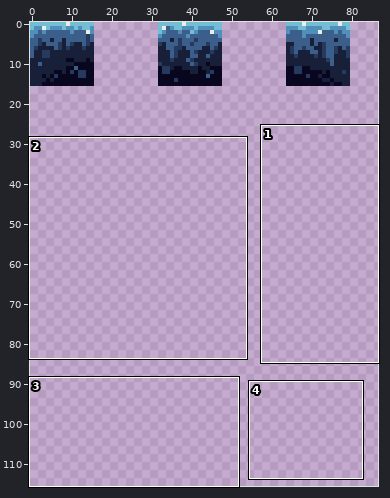
Two states of a pixel-art file, Alzey2025/Assets/Sprites/raw/Boden.aseprite. The picture above shows the old version from afar; the outline marks the close-up.
Close-up. As it was:
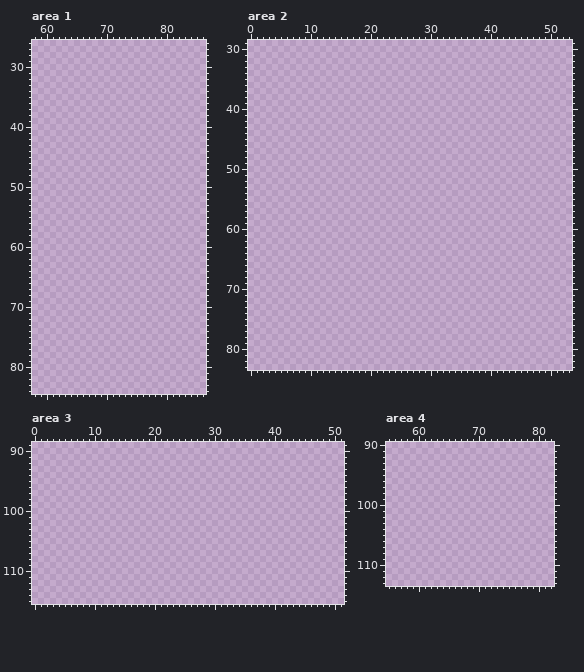
160x160 pixels, 1 frame. Shown: area 1: x 58..86, y 26..84; area 2: x 0..53, y 29..83; area 3: x 0..51, y 89..115; area 4: x 55..82, y 90..113. The wide view leaves out empty margins. The commit also changed other parts of the picture, which this record leaves out.
After the commit:
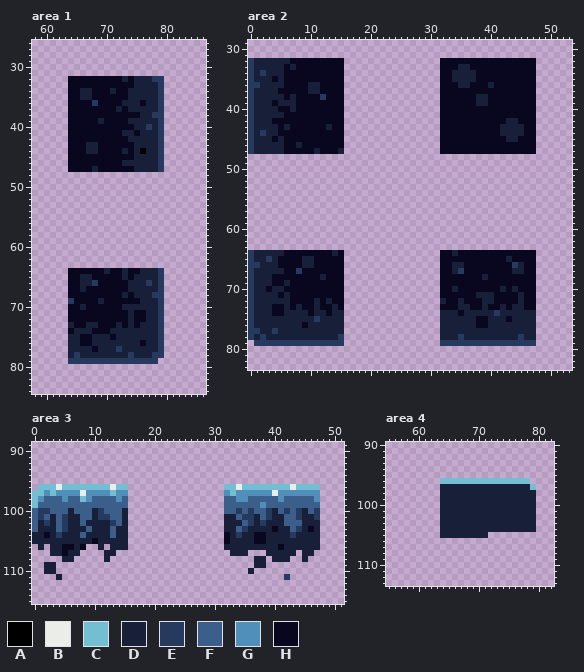
Palette (. is transparent): A #000000  B #ebede9  C #73bed3  D #172038  E #253a5e  F #3c5e8b  G #4f8fba  H #09071f
Diff:
Changed rows in their new state; - is an unchanged pixel.
Area 1:
first column x 64:
32 HHHHHHHHHDHDDDEE
33 HHHHHHHHHHHDDDDE
34 HHDDHHHDHHDDDDDE
35 HHDDHHHHHHDDDDDE
36 HHHHEHHHHDDDHDDE
37 HHHHHHHHDHDDDDDE
38 HHHHHHHHHHHHDDEE
39 HHHHHDHHHHDDDDDE
40 HHHHHHHHHHHDDEDE
41 HHHHHHHHHDDHDDDE
42 HHHHHHHHHHDDDDDE
43 HHHDDHHHHHHDDDDE
44 HHHDDHHHHDHDADDE
45 HHHHHHHHHHHDDDDE
46 HHHHHHHHHDDDDDDE
47 HHHHDHHHHHHDDDDE
first column x 64:
64 HHHHHHDHHDHHDDDE
65 HHDDHHHHHDHDDDDE
66 HHDDEHHHHHDDDEDE
67 HHDHHHHHHHDDDDDE
68 HHHHHHHHHDHDDDEE
69 EHHHHDHHHHHHDDDE
70 HHDHHHHHHDDDDDDE
71 HHHHHHHHHHDHHDDE
72 HHHHHHHHHHDHHDDE
73 DHHDDHHHDHDHDDDE
74 HDDDHHHDDDDDDDDE
75 DDHHDDDHDDDDDDDE
76 DDHHDDDDDDDDHDDE
77 DDDDHDDDEDDDDDDE
78 DEDDDDDDDDEDDDEE
79 EEEEEEEEEEEEEEE-
Area 2:
first column x 0:
32 EDDDDDDHHHHHHHHH----------------HHHHHHHHHHHHHHHH
33 EDDDDDHDHHHHHHHH----------------HHHDDHHHHHHHHHHH
34 EDEDDDHHHHHHHHHH----------------HHDDDDHHHHHHHHHH
35 EDDDHDHHHHHHHHHH----------------HHDDDDHHHHHHHHHH
36 EEDDDDHHHHDDHHHH----------------HHHDDHHHDHHHHHHH
37 EDDDDHHHHHDDHHHH----------------HHHHHHHHHHHHHHHH
38 EDDDDDHDHHHHEHHH----------------HHHHHHDDHHHHHHHH
39 EDDDHDDDHHHHHHHH----------------HHHHHHDDHHHHHHHH
40 EDDDDHHDHHHHHHHH----------------HHHHHHHHHHHHHHHH
41 EDDDDDHHHHHHHHHH----------------HHHHHHHHHHHHHHHH
42 EDDDHHHHHHHHHHHH----------------HHHHHHHHHHHDDHHH
43 EDDDDHDHHHHHHDHH----------------HHHHHHHHHHDDDDHH
44 EDEDDHHHHHHHHHHH----------------HHHHHHHHHHDDDDHH
45 EDDDHDHHHHHHHHHH----------------HHHHHHHHHHHDDHHH
46 EDDDDDHHDHHHHHHH----------------HHHHHHHHHHHHHHHH
47 EDDDDDHHHHHDHHHD----------------HHHHHHHHHHHHHHHH
first column x 0:
64 EDDDDDHHHHHHHHDH----------------HHDHHHHHHHHHHHHH
65 EDDEDHHHHDDHHHHH----------------HHHHHHHHHHHDHHHH
66 EEDDDHHHHDDHHHHH----------------HHDDHHHHHHHHEDHH
67 EDDDDDHHEHHHHHHH----------------HHDEHHHHHHHHDDHH
68 EDDDHHHHHHHHDHHH----------------HHHHHHHDHHHHHHHH
69 EDDDHHDHHHHHHHHH----------------HHHHHHHHHHHHHHHH
70 EDDHDDHHHHHHHHHH----------------HHDHHHHHHHDHDHHH
71 EDDDDHDHHHHHHHHH----------------HHHHHHDDDHHHHDHH
72 EDDDDDDHHHHDHDHH----------------DHHDHHHDDHHHHDHH
73 EDDDHHDHDHHDHHDH----------------HHHDDHHDHHDHDDHH
74 EDDDHHDDDDHDDHDD----------------DDDHDDDDDEDDDDDD
75 EDDDDDDDDDDEDDDD----------------DDDDDDHHDDDHDDDD
76 EDDDDDDDDHDDDDDD----------------DDDDDDHHDDDDDDDD
77 EEDDEDDDDDDDDDDD----------------DDDDDDDDDDDDDDDD
78 EDEDDDDDDDDDDDDE----------------DDDEDDDDDDDDDEDD
79 -EEEEEEEEEEEEEEE----------------EEEEEEEEEEEEEEEE
Area 3:
first column x 0:
 96 -CCCBCCCCCCCCBCC----------------CCBCCCCCCCCBCCCC
 97 CCGCGGGGBGGGGCGG----------------GCGGGGGGBGGGGGGG
 98 CGFFFGFFCGFFFFGF----------------FFGGFFFFFGFFFFFG
 99 CFFFFFFFFFFFFFFF----------------FFFFFFGFFFFFFFFF
100 FEEFFFDFFFDEFFFD----------------FFEFEFFEDFEFEDFE
101 FEFDFEDDFFDEEFFD----------------DDFEEDFEDDFFEDDE
102 FDEDFEDDFDDDDEFD----------------DDDFEDEDDDFFFDDD
103 FDDDFEDDDFDDDFDD----------------DDFEDDDDHDDFEDHD
104 DDHDEDDDFDDDDFDD----------------HDEDDHHDDDDEDDDD
105 DDDDDDDDDDHDDDDD----------------HDDDDHHDDDDDDDDD
106 -D-DDHHDH--D-DDD----------------DDDDDDDDDHDDDDDD
107 ---DDHDD----DD-------------------DDD---DDDDD-DD-
108 -----DD-----D------------------------DD-DDD--D--
109 --DD---------------------------------DD---------
110 --DD--------------------------------D-----------
111 ----D-------------------------------------E-----
Area 4:
first column x 64:
 96 CCCCCCCCCCCCCCC-
 97 DDDDDDDDDDDDDDDC
 98 DDDDDDDDDDDDDDDD
 99 DDDDDDDDDDDDDDDD
100 DDDDDDDDDDDDDDDD
101 DDDDDDDDDDDDDDDD
102 DDDDDDDDDDDDDDDD
103 DDDDDDDDDDDDDDDD
104 DDDDDDDDDDDDDDDD
105 DDDDDDDD--------
